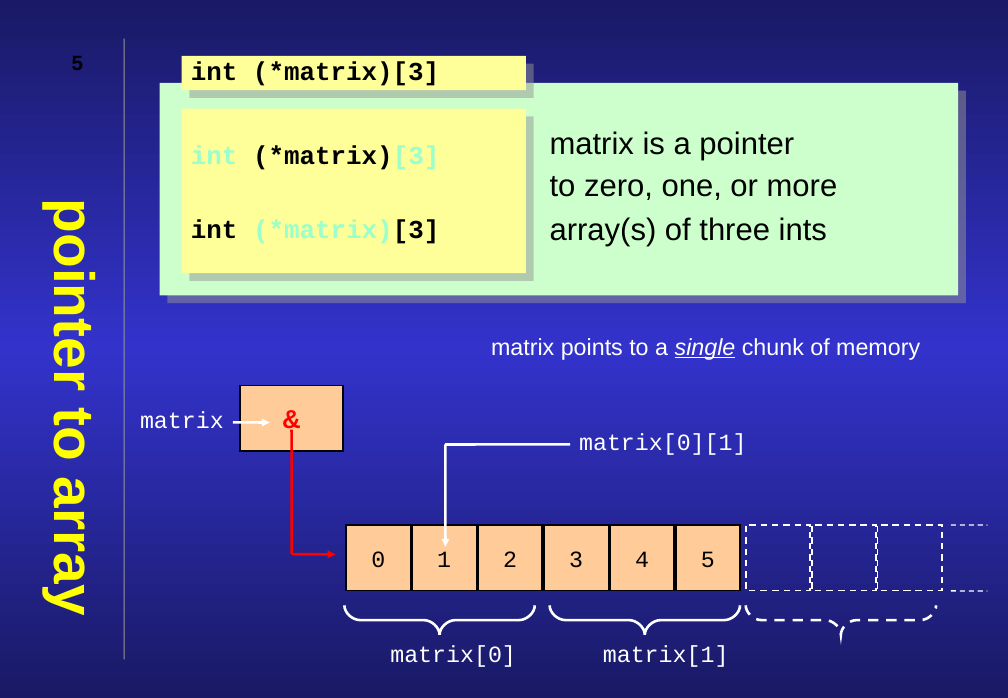
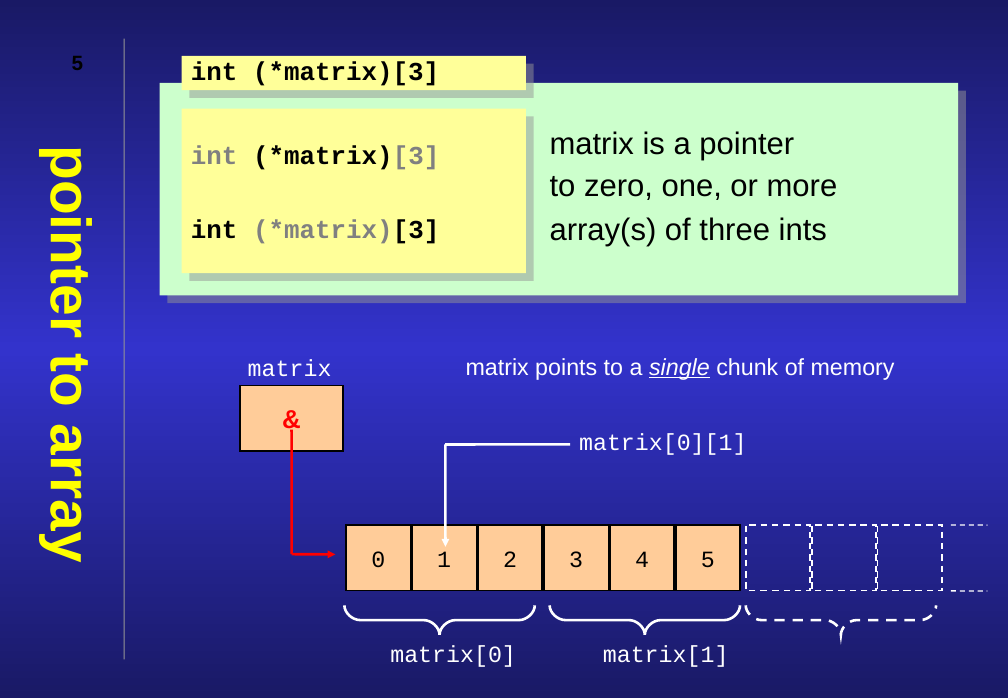
Before and after one commit to JonJagger/two-day-courses, a slide deck: slide 5 of ca/5 Arrays.odp. Drawn at 1008x698 pixels with LibreOffice and Linux fonts; fonts in the diff are those of the drawing. Boxes give left, top, right and bottom in pixels: in the first picture for what was removed or moved away, otherwise in the second. Text is boxed around its words. In the diff, an @@ line names an element or a change of style, - is before the commit and + after.

```diff
--- a/ca/5 Arrays.odp
+++ b/ca/5 Arrays.odp
@@ rectangle "int (*matrix)[3]" at [181, 109, 525, 273]: text colour #99FFCC to #808080 in "int (*matrix)[3]", "(*matrix)[3]" @@
@@ title "pointer to array" at [39, 164, 102, 559]: vertical alignment top to middle @@
@@ text "matrix": place and size @@
-text "matrix" at [140, 411, 224, 428]
+text "matrix" at [248, 359, 332, 376]
@@ text "matrix points to a single ...": place and size @@
-text "matrix points to a single ..." at [491, 338, 920, 360]
+text "matrix points to a single ..." at [466, 358, 895, 380]
@@ arrow removed from (232, 422) to (270, 422) @@
```
Also in this commit, not shown: 15 other slides changed, 16 other files.
